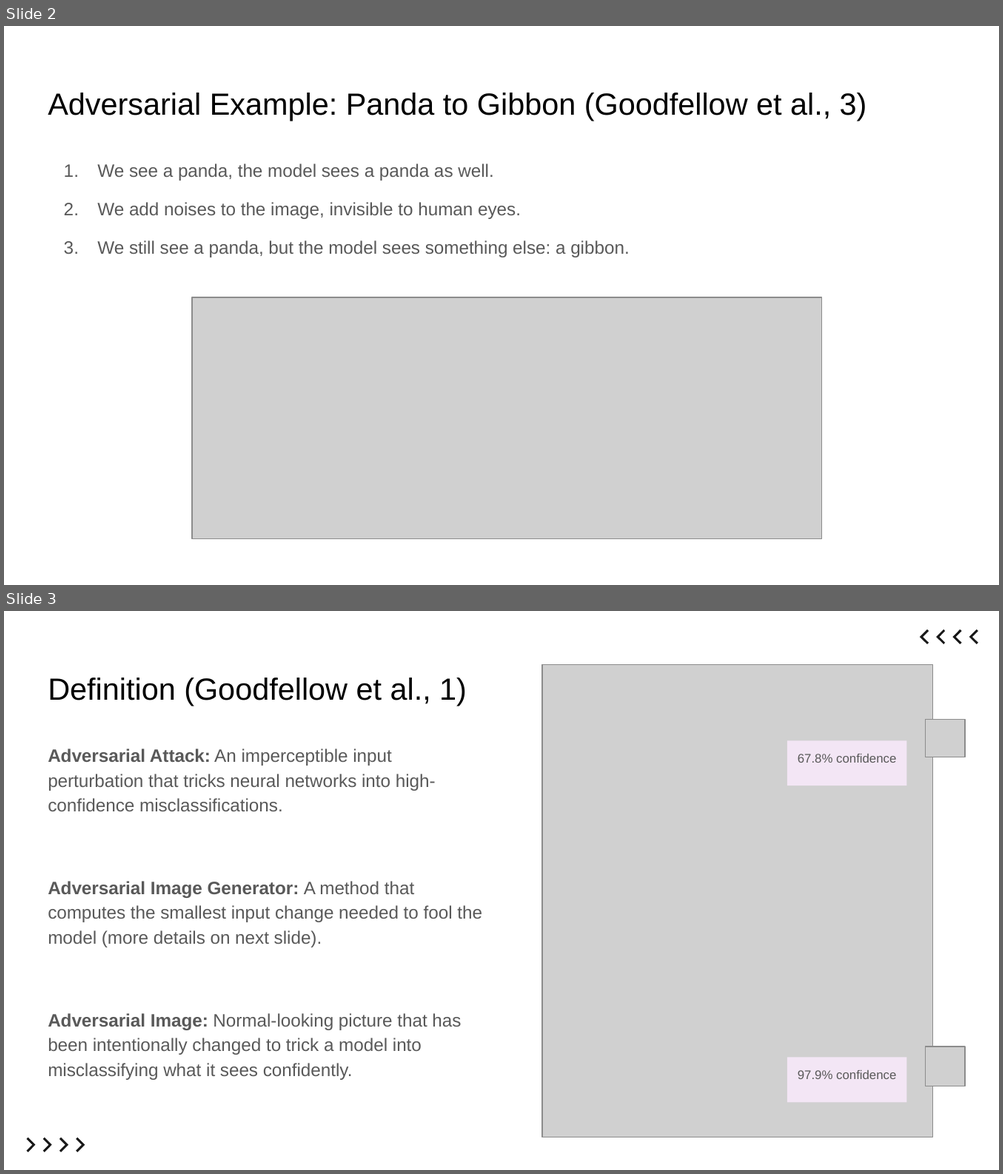
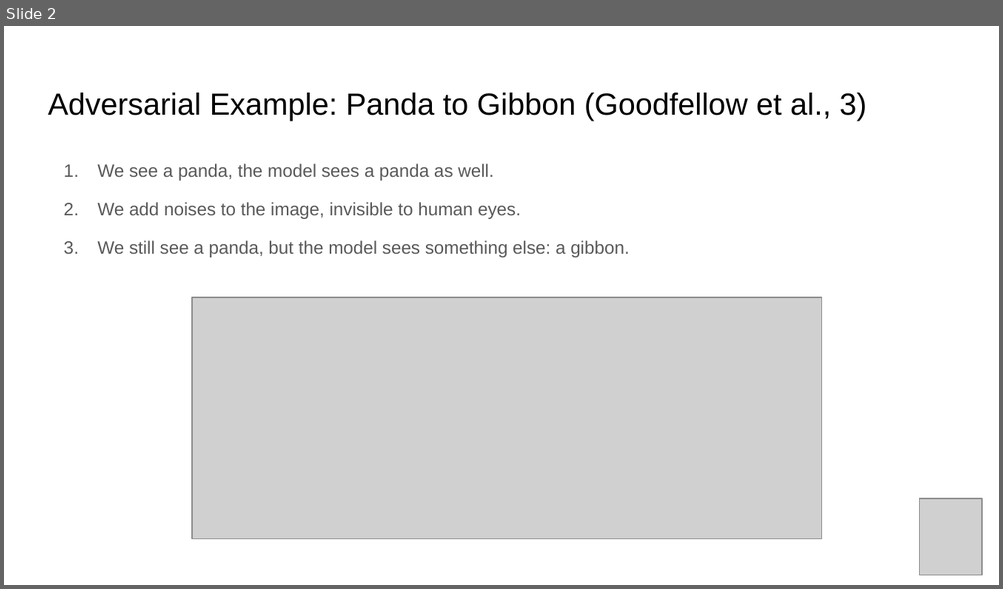
Before and after one commit to ItsKaiwenDu/Robust-Overfitting, a slide deck: report/slides.pptx. Shown one above the other, each under a label of ours: slides 2 and 3 before the commit, slide 2 after it. The pictures are 1003x1174 and 1003x589 pixels, drawn with LibreOffice and Linux fonts; fonts in the diff are those of the drawing; grey boxes stand for pictures. Boxes give left, top, right and bottom in pixels: in the first picture for what was removed or moved away, otherwise in the second. Text is boxed around its words. In the diff, an @@ line names an element or a change of style, - is before the commit and + after.

```diff
--- a/report/slides.pptx
+++ b/report/slides.pptx
@@ slide 3 removed at <box>4,611,999,1170</box>, background #FFFFFF @@
@@ group removed at <box>919,629,978,644</box>: 4 freeform shapes @@
@@ picture removed at <box>542,665,933,1138</box> @@
@@ title removed at <box>48,678,466,706</box> @@
-Definition (Goodfellow et al., 1)
@@ picture removed at <box>925,719,965,758</box> @@
@@ rectangle removed at <box>787,741,906,785</box> @@
-67.8% confidence
@@ text removed at <box>48,749,482,1080</box> @@
-Adversarial Attack: An imperceptible input perturbation that tricks neural networks into high-confidence misclassifications.
-Adversarial Image Generator: A method that computes the smallest input change needed to fool the model (more details on next slide).
-Adversarial Image: Normal-looking picture that has been intentionally changed to trick a model into misclassifying what it sees confidently.
@@ picture removed at <box>925,1047,965,1086</box> @@
@@ rectangle removed at <box>787,1057,906,1102</box> @@
-97.9% confidence
@@ group removed at <box>27,1138,85,1153</box>: 4 freeform shapes @@
@@ slide 2 changed as well @@
@@ picture added at <box>919,498,982,575</box> @@
```
Also in this commit, not shown: 12 other slides changed, 4 slides added, 6 other slides removed, 11 other files.
